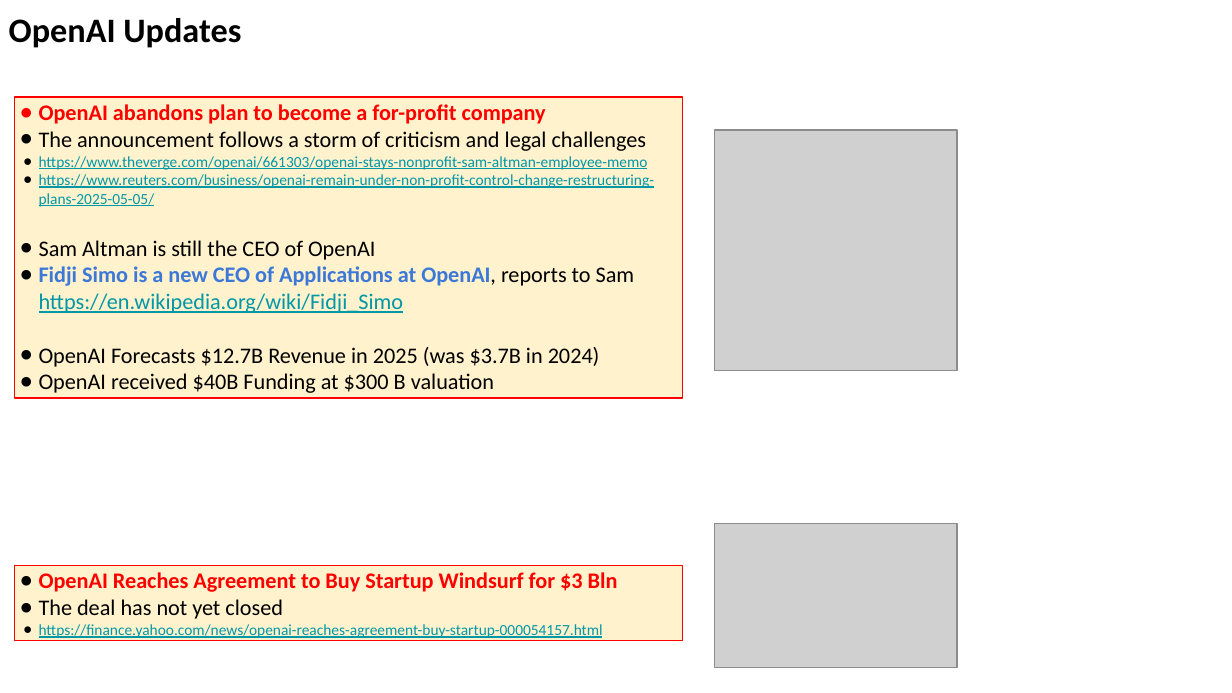
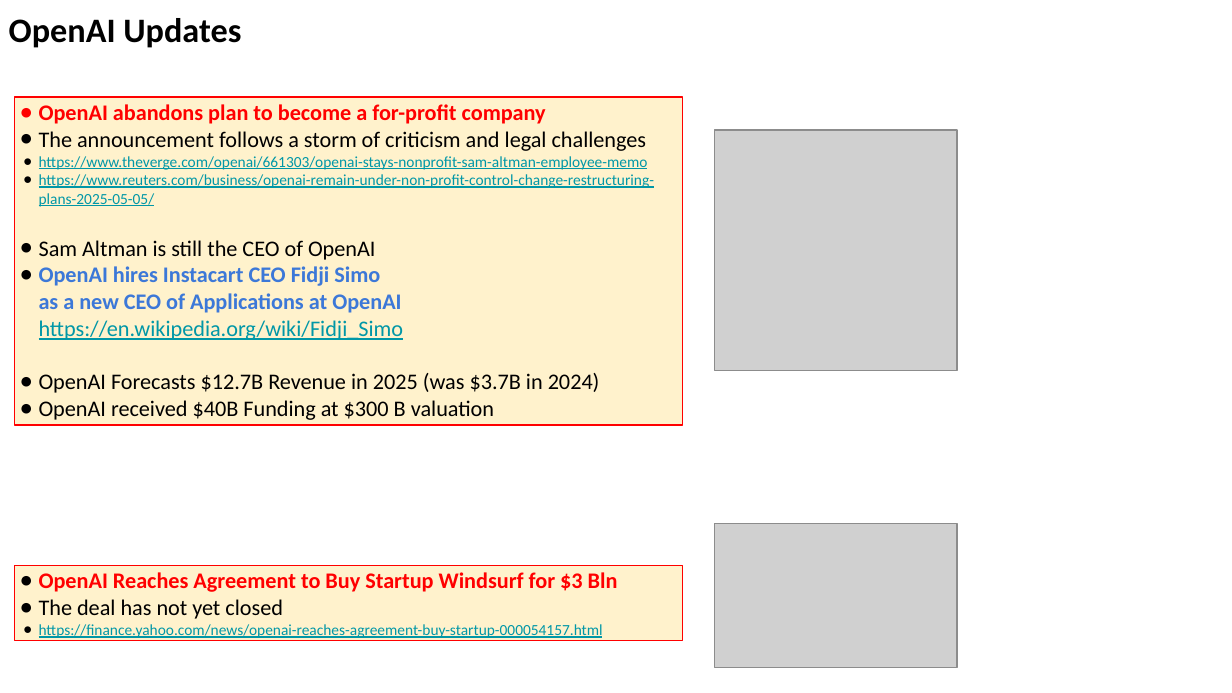
Before and after one commit to lselector/seminar, a slide deck: slide 7 of 2025/2025-05-09-AI-Updates.pptx. Drawn at 1232x693 pixels with LibreOffice and Linux fonts; fonts in the diff are those of the drawing; grey boxes stand for pictures. Boxes give left, top, right and bottom in pixels: in the first picture for what was removed or moved away, otherwise in the second. Text is boxed around its words. In the diff, an @@ line names an element or a change of style, - is before the commit and + after.

```diff
--- a/2025/2025-05-09-AI-Updates.pptx
+++ b/2025/2025-05-09-AI-Updates.pptx
@@ rectangle "OpenAI abandons plan to become ...": place and size @@
-rectangle "OpenAI abandons plan to become ..." at [15, 97, 684, 398]
+rectangle "OpenAI abandons plan to become ..." at [15, 97, 684, 425]
@@ text in rectangle at [39, 266, 404, 340]: text changed; bold on @@
-● Fidji Simo is a new CEO of Applications at OpenAI, reports to Sam
-  https://en.wikipedia.org/wiki/Fidji_Simo
+● OpenAI hires Instacart CEO Fidji Simo
+  as a new CEO of Applications at OpenAI
+  https://en.wikipedia.org/wiki/Fidji_Simo
```
Also in this commit, not shown: 8 other slides changed, 1 slide added.
